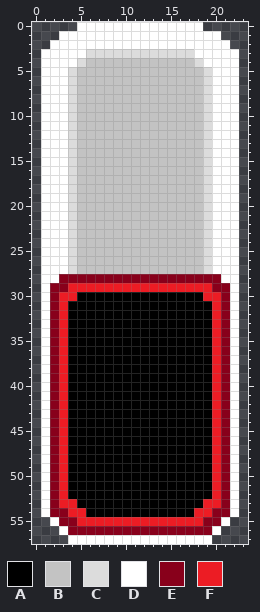
One commit to this pixel-art sprite: 02_TwinStick/Resources/Tanks/barrelWhite_outline-2Hit.png. The picture above is the old version.
The file is 24x58 pixels. Pixels under 10% opacity are left out.
Palette (. is transparent): A #000000  B #c3c3c3  C #dcdcdc  D #ffffff  E #88001b  F #ec1c24
After:
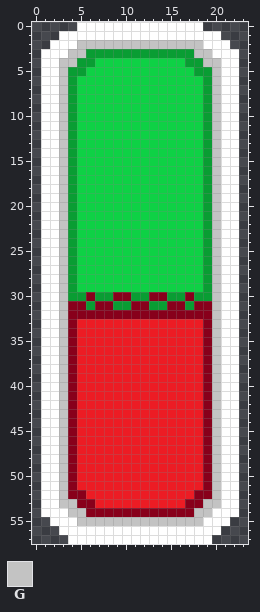
Colours new in this view: G #c3c3c3
Changes in this commit:
colour B: #c3c3c3 -> #0ed145
colour C: #dcdcdc -> #099d33
y 2: x 5..18 DDDDDDDDDDDDDD -> GGGGGGGGGGGGGG
y 3: x 4..5 DD -> GG; x 18..19 DD -> GG
y 4: x 3..4 DD -> GG; x 6 B -> C; x 17 B -> C; x 19..20 DD -> GG
y 5: x 3 D -> G; x 5 B -> C; x 18 B -> C; x 20 D -> G
y 6..27: x 3 D -> G; x 20 D -> G
y 28: x 3..20 EEEEEEEEEEEEEEEEEE -> GCBBBBBBBBBBBBBBCG
y 29: x 2..21 EEFFFFFFFFFFFFFFFFEE -> DGCBBBBBBBBBBBBBBCGD
y 30: x 2..21 EFFAAAAAAAAAAAAAAFFE -> DGCCECCEECCEECCECCGD
y 31: x 2..21 EFAAAAAAAAAAAAAAAAFE -> DGEECEECCEECCEECEEGD
y 32: x 2..21 EFAAAAAAAAAAAAAAAAFE -> DGEEEEEEEEEEEEEEEEGD
y 33..51: x 2..21 EFAAAAAAAAAAAAAAAAFE -> DGEFFFFFFFFFFFFFFEGD
y 52: x 2..21 EFAAAAAAAAAAAAAAAAFE -> DGEEFFFFFFFFFFFFEEGD
y 53: x 2..21 EFFAAAAAAAAAAAAAAFFE -> DGGEEFFFFFFFFFFEEGGD
y 54: x 2..21 EEFFAAAAAAAAAAAAFFEE -> DDGGEEEEEEEEEEEEGGDD
y 55: x 3..20 EEFFFFFFFFFFFFFFEE -> DDGGGGGGGGGGGGGGDD
y 56: x 4..19 EEEEEEEEEEEEEEEE -> DDDDDDDDDDDDDDDD
Boxes around the changes in both pictures, in picture pixels (x1, y1, x2, y2):
changed: (50, 40, 230, 535)
